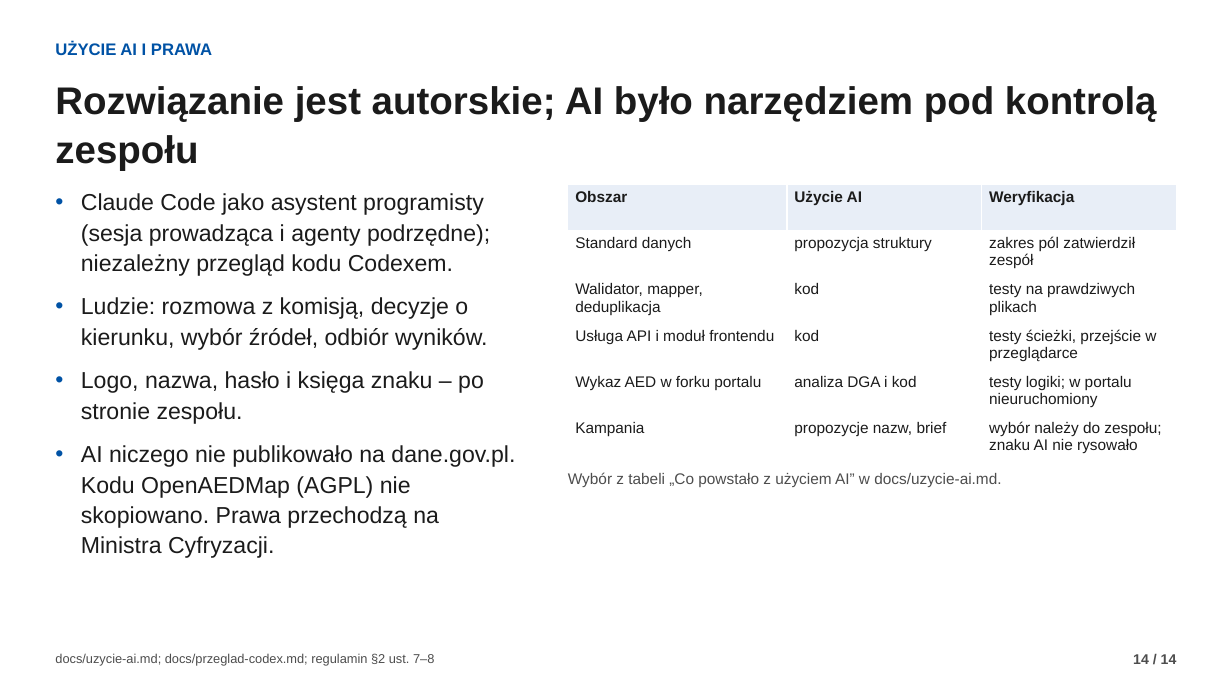
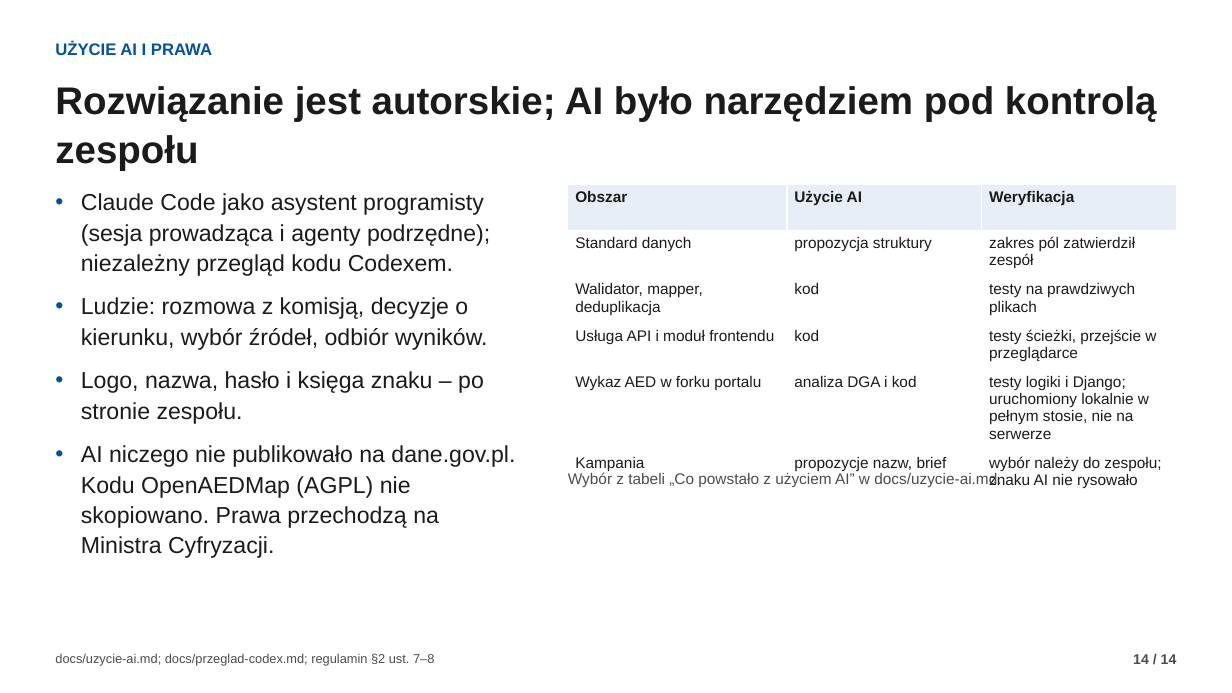
Before and after one commit to fidok15/AED, a slide deck: slide 14 of docs/prezentacja/misja-aed.pptx. Drawn at 1232x693 pixels with LibreOffice and Linux fonts; fonts in the diff are those of the drawing. Boxes give left, top, right and bottom in pixels: in the first picture for what was removed or moved away, otherwise in the second. Text is boxed around its words. In the diff, an @@ line names an element or a change of style, - is before the commit and + after.

Commit message:
docs: real portal screenshots (dataset, admin form, table, map), documents follow what was run
- frontend fork against the local API shows the national list with 781 rows in the table and on the map
- admin panel: editing, list as a link, manual column types confirmed by clicking
- presentation rebuilt with the screenshots; limitation now reads 'run locally only'

```diff
--- a/docs/prezentacja/misja-aed.pptx
+++ b/docs/prezentacja/misja-aed.pptx
@@ table at (568,185,1177,492) @@
-row 5, column 3: testy logiki; w portalu nieuruchomiony
+row 5, column 3: testy logiki i Django; uruchomiony lokalnie w pełnym stosie, nie na serwerze
```
Also in this commit, not shown: 5 other slides changed, 16 other files.
